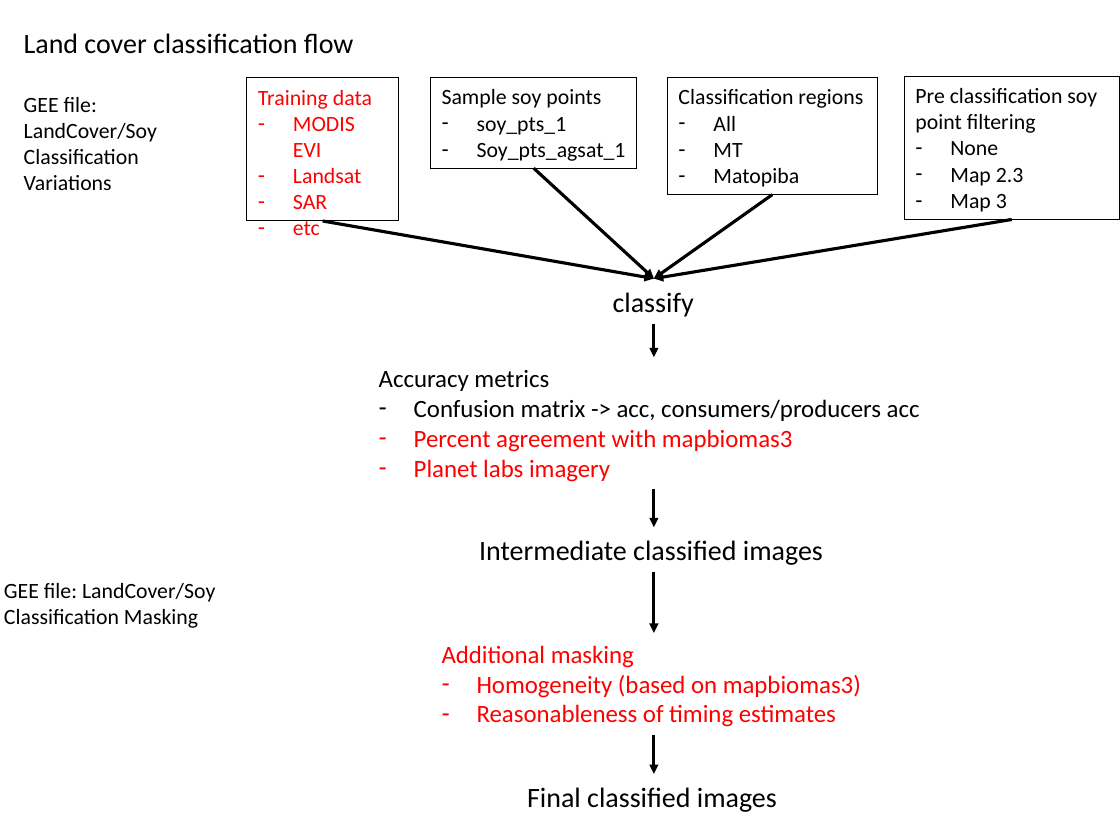
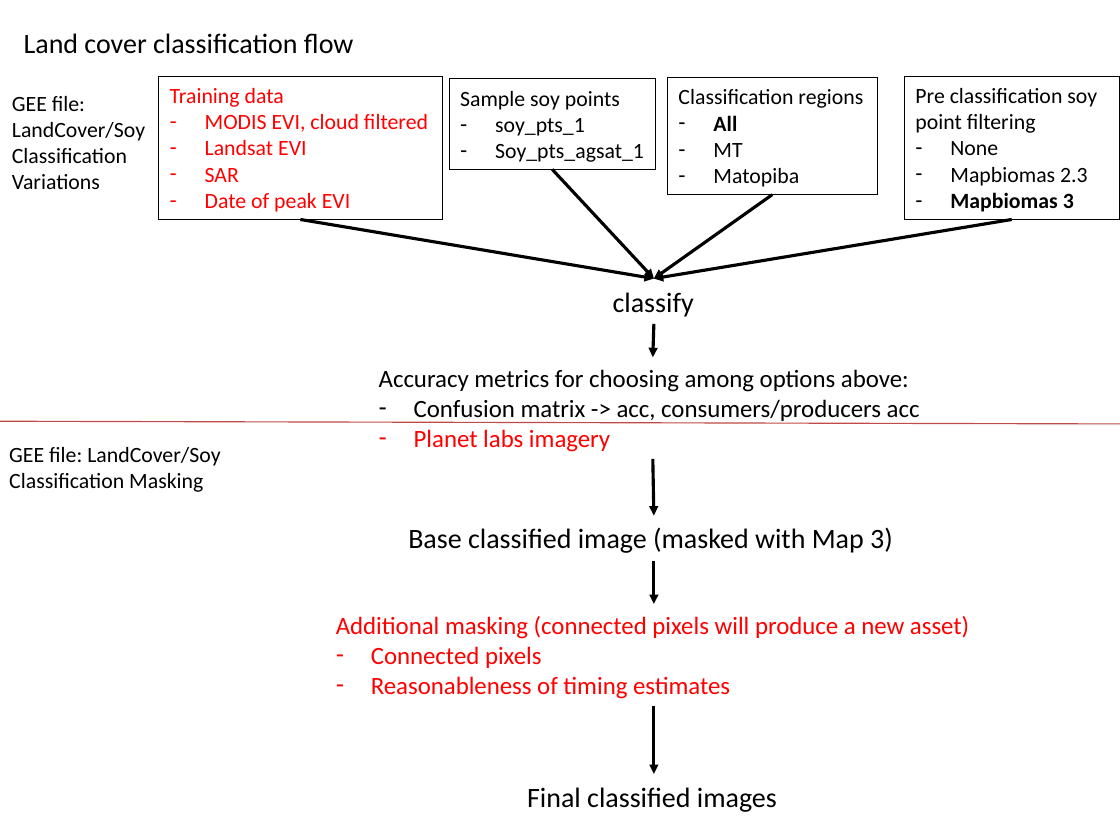
Before and after one commit to minghui-zhang/Meeting, a slide deck: slide 12 of January 19 2019.pptx (slide 9 before the commit). Drawn at 1120x840 pixels with LibreOffice and Linux fonts; fonts in the diff are those of the drawing. Boxes give left, top, right and bottom in pixels: in the first picture for what was removed or moved away, otherwise in the second. Text is boxed around its words. In the diff, an @@ line names an element or a change of style, - is before the commit and + after.

```diff
--- a/January 19 2019.pptx
+++ b/January 19 2019.pptx
@@ text "GEE file: LandCover/Soy Classification Variations": place and size @@
-text "GEE file: LandCover/Soy Classification Variations" at (24,97,157,190)
+text "GEE file: LandCover/Soy Classification Variations" at (12,96,145,189)
@@ rectangle "Training data": place and size @@
-rectangle "Training data" at (246,77,398,221)
+rectangle "Training data" at (159,76,442,220)
@@ rectangle "Sample soy points": place and size @@
-rectangle "Sample soy points" at (430,77,636,168)
+rectangle "Sample soy points" at (449,78,655,169)
@@ text in rectangle at (205,114,428,155): text changed @@
-– MODIS EVI
-– Landsat
+– MODIS EVI, cloud filtered
+– Landsat EVI
@@ text in rectangle at (713,115,737,131): bold on in "All" @@
@@ arrow moved from (534, 168) - (654, 279) to (552, 169) - (654, 279) @@
@@ text in rectangle at (950,167,1088,212): text changed @@
-– Map 2.3
-– Map 3
+– Mapbiomas 2.3
+– Mapbiomas 3
@@ text in rectangle at (205,193,350,212): text changed @@
-– etc
+– Date of peak EVI
@@ arrow moved from (323, 221) - (654, 279) to (300, 220) - (654, 279) @@
@@ text at (379,369,909,392): text changed @@
-Accuracy metrics
+Accuracy metrics for choosing among options above:
@@ text "GEE file: LandCover/Soy Classification Masking": place and size @@
-text "GEE file: LandCover/Soy Classification Masking" at (4,583,215,628)
+text "GEE file: LandCover/Soy Classification Masking" at (9,447,220,492)
@@ line added from (0, 421) to (1120, 424), #BF4C48 0.75 pt @@
@@ text at (414,429,792,452): paragraph removed @@
-– Percent agreement with mapbiomas3
@@ arrow moved from (654, 489) - (654, 528) to (653, 459) - (654, 515) @@
@@ text at (408,527,893,553): text changed @@
-Intermediate classified images
+Base classified image (masked with Map 3)
@@ arrow moved from (654, 572) - (654, 633) to (654, 561) - (654, 604) @@
@@ text "Additional masking (connected pixels will ...": place and size @@
-text "Additional masking (connected pixels will ..." at (442,645,861,727)
+text "Additional masking (connected pixels will ..." at (336,616,969,699)
@@ text at (336,616,969,668): text changed @@
-Additional masking
-– Homogeneity (based on mapbiomas3)
+Additional masking (connected pixels will produce a new asset)
+– Connected pixels
@@ arrow moved from (654, 735) - (654, 774) to (654, 706) - (654, 774) @@
```
Also in this commit, not shown: 3 other slides changed, 9 slides added, 1 slide removed.
